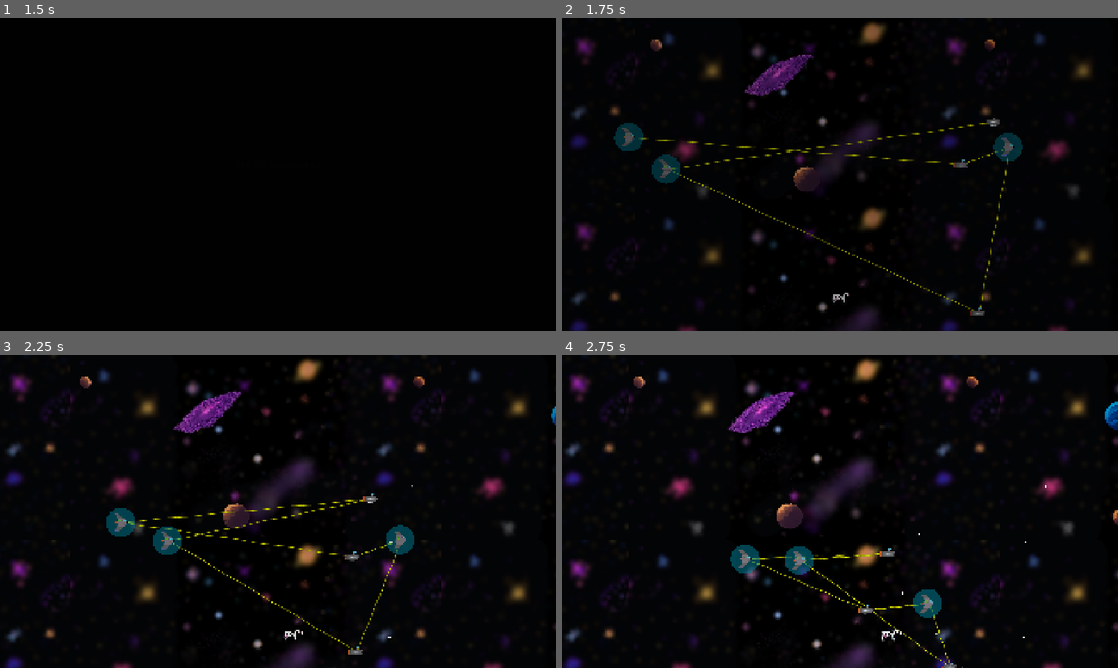
Above: before the commit, frames 1-4 (two rows, left to right).
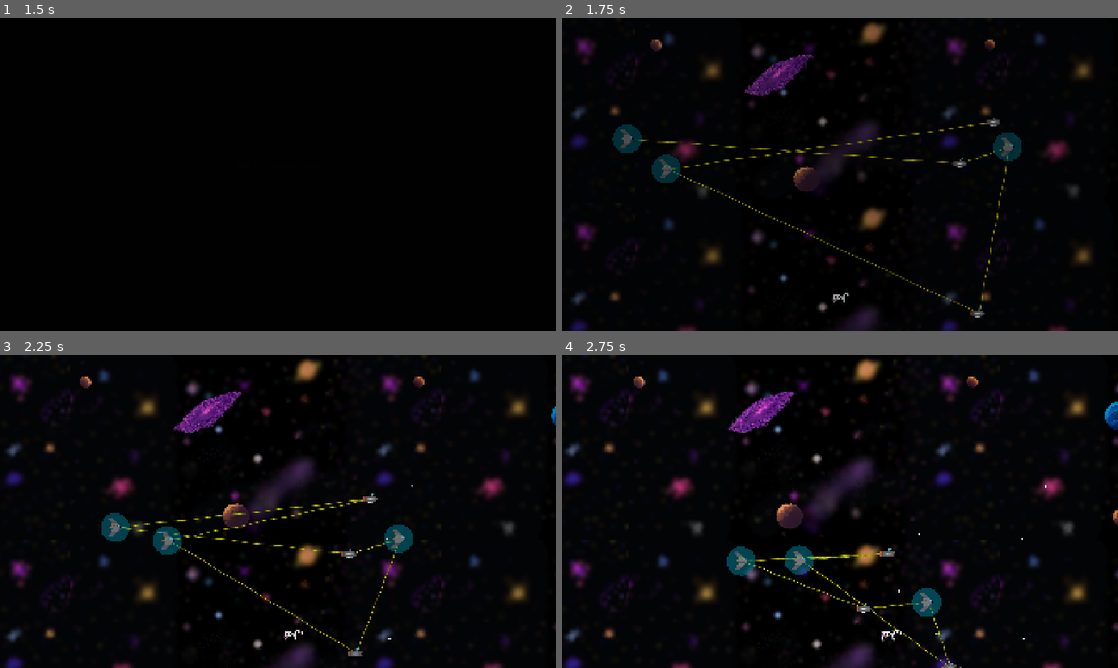
Above: after the commit, the same moments.

Repository: tfmertz/gamedevtv-jam-2026
Game: Godot game, scene res://scene/main.tscn
Two runs of this game, one before a commit and one after it. Both use one fixed random seed, a clock stepped at 60 frames per second and the inputs below.
Inputs:
- Up to frame 1 (1.5 s): click "START" at 0.5 s; click "START" at 1.25 s
- Up to frame 2 (1.75 s): no input
- Up to frame 3 (2.25 s): tap Enter at 2 s; hold D (move_right) from 2.03 s (still down); tap F (cycle_formation) at 2.1 s
- Up to frame 4 (2.75 s): keep holding D (move_right)

Frame 1 is identical in both runs. In frame 2, 0.8% of the frame differs, in the area x 9-83%, y 33-96%; in frame 3, 1.5%, in the area x 18-75%, y 46-97%; in frame 4, 0.8%.

Commit message:
removing errant debug message, fixing spacing when ships are in V formation

Diff:
--- a/src/enemy_ship_node.gd
+++ b/src/enemy_ship_node.gd
@@ -61,7 +61,6 @@
 		#TODO(isaac) i suspect this is bad to do, but it's saturday so whatever
 		var player_fleet_size = get_node("/root/Level").player_fleet.ships.size()
 		var scrap_chance = scrap_chance_calculator(player_fleet_size)
-		print("my chance is %f" % scrap_chance)
 		if randf_range(0, 1) < scrap_chance:
 			var scrap = scrap_scene.instantiate()
 			scrap.position = position
--- a/src/player_group.gd
+++ b/src/player_group.gd
@@ -149,6 +149,11 @@
 	var deleted_ship_idx: Array[int] = []
 	for i in range(ships.size()):
 		var ship := ships[i]
+		var gap_size = 0.0
+		var gap_offset = 0.0
+		if ships.size() >= 2:
+			gap_size = 100.0 / ships.size()
+			gap_offset = (gap_size / (ships.size() - 1)) / 100.0
 
 		# If ship was destroyed, remove it
 		# TODO(tom) we could use signals for this, but this handles
@@ -157,8 +162,10 @@
 			deleted_ship_idx.push_front(i)
 			continue
 
-		ship.set_on_path()
-		new_path.progress_ratio = ((float(i) / float(ships.size())) * spacing) + path_offset
+		if formation == FormationType.V:
+			new_path.progress_ratio = (((float(i) / float(ships.size())) + (float(i) * gap_offset)) * spacing) + path_offset
+		else:
+			new_path.progress_ratio = ((float(i) / float(ships.size())) * spacing) + path_offset
 		ship.set_position_target(new_path.position + mothership.position)
 		# set velo dir to mothership, we'll change if on_path = true in shipnode's physics process
 		ship.set_velocity_dir(velocity_dir)
